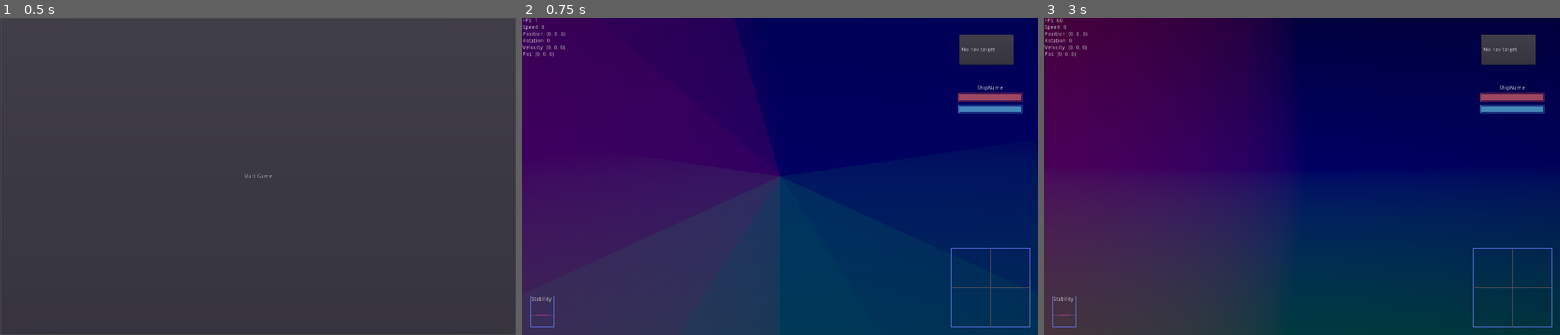
Above: before the commit, frames 1-3 (left to right).
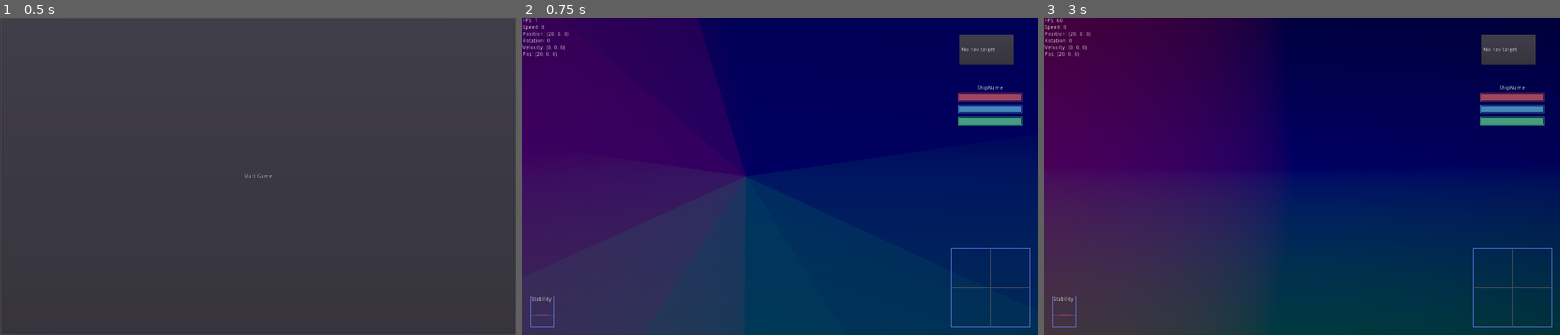
Above: after the commit, the same moments.

Repository: wraitii/WindRider
Game: Godot game, scene res://source/gui/MainMenu.tscn
The game is run twice, just before and just after one commit, with the same random seed, the same clock (stepped at 60 frames per second) and the same inputs.
Inputs:
- Up to frame 1 (0.5 s): no input
- Up to frame 2 (0.75 s): click "Start Game" at 0.5 s
- Up to frame 3 (3 s): tap Enter (ship_dock) at 1.25, 1.35 s; hold Right (ship_rotate_right) 1.28-2.03 s; tap Escape (ship_reset_systems) at 2, 2.75 s; hold Down (ship_reverse) 2.03-2.78 s; tap Space (ship_fire) at 2.1 s; hold Right (ship_rotate_right) from 2.78 s (still down); tap C (switch_camera) at 2.85 s

Frame 1 is identical in both runs. In frame 2, 7.2% of the frame differs, in the area x 2-97%, y 0-100%; in frame 3, 0.4%.
Error in both runs: Unable to iterate on object of type 'Nil'. (res://source/game/Galaxy.gd:10)

Commit message:
Add energy

Diff:
--- a/project.godot
+++ b/project.godot
@@ -86,6 +86,16 @@
 "events": [ Object(InputEventKey,"resource_local_to_scene":false,"resource_name":"","device":0,"alt":false,"shift":false,"control":false,"meta":false,"command":false,"pressed":false,"scancode":32,"unicode":0,"echo":false,"script":null)
  ]
 }
+ship_rotate_left_small={
+"deadzone": 0.5,
+"events": [ Object(InputEventKey,"resource_local_to_scene":false,"resource_name":"","device":0,"alt":false,"shift":true,"control":false,"meta":false,"command":false,"pressed":false,"scancode":16777231,"unicode":0,"echo":false,"script":null)
+ ]
+}
+ship_rotate_right_small={
+"deadzone": 0.5,
+"events": [ Object(InputEventKey,"resource_local_to_scene":false,"resource_name":"","device":0,"alt":false,"shift":true,"control":false,"meta":false,"command":false,"pressed":false,"scancode":16777233,"unicode":0,"echo":false,"script":null)
+ ]
+}
 
 [layer_names]
 
--- a/source/Core.gd
+++ b/source/Core.gd
@@ -37,7 +37,7 @@
 	gameState.player.setCurrentShip(gameState.playerShip)
 	get_node('/root').add_child(gameState.player)
 
-	gameState.playerShip.teleport('Sol', Vector2(0, 0))
+	gameState.playerShip.teleport('Sol', Vector2(20, 0))
 
 	var otherShip = Ship.instance()
 	otherShip.init('Cycles')
--- a/source/game/Player.gd
+++ b/source/game/Player.gd
@@ -24,6 +24,10 @@
 		commands.push_back('thrust')
 	if Input.is_action_pressed('ship_reverse'):
 		commands.push_back('reverse')
+	elif Input.is_action_pressed('ship_rotate_left_small'):
+		commands.push_back('rotate_left_small')
+	elif Input.is_action_pressed('ship_rotate_right_small'):
+		commands.push_back('rotate_right_small')
 	elif Input.is_action_pressed('ship_rotate_left'):
 		commands.push_back('rotate_left')
 	elif Input.is_action_pressed('ship_rotate_right'):
--- a/source/game/Projectile.tscn
+++ b/source/game/Projectile.tscn
@@ -10,6 +10,7 @@
 input_ray_pickable = false
 collision_layer = 0
 collision_mask = 0
+continuous_cd = true
 linear_damp = 0.0
 script = ExtResource( 1 )
 
--- a/source/game/Ship.gd
+++ b/source/game/Ship.gd
@@ -17,6 +17,7 @@
 var shipStats;
 
 ## Ship caracteristics
+var energy = null setget set_energy, get_energy;
 var shields = null setget set_shields, get_shields;
 var armour = null setget set_armour, get_armour;
 
@@ -39,12 +40,18 @@
 
 	shields = stat('max_shields')
 	armour = stat('max_armour')
+	energy = stat('max_energy')
 
 	get_node('ShipGraphics').init(data)
 	pass
 
 func _process(delta):
 	pass
+
+func _physics_process(delta):
+	energy += stat('energy_gen') * delta
+	if energy > stat('max_energy'):
+		energy = stat('max_energy')
 
 ##############################
 ##############################
@@ -91,6 +98,12 @@
 func rotate_right(delta):
 	add_torque(Vector3(0,-shipStats.get('turn_rate')*25,0))
 
+func rotate_left_small(delta):
+	add_torque(Vector3(0,shipStats.get('turn_rate')*5,0))
+
+func rotate_right_small(delta):
+	add_torque(Vector3(0,-shipStats.get('turn_rate')*5,0))
+
 func reverse(delta):
 	var reva = get_transform().basis.xform(Vector3(0,0,-1))
 	var cross = reva.cross(get_linear_velocity().normalized())
@@ -118,6 +131,13 @@
 ##############################
 ##############################
 ## Health
+
+func set_energy(e):
+	energy = e;
+	if energy < 0:
+		energy = 0;
+
+func get_energy(): return energy;
 
 func set_shields(s):
 	shields = s;
--- a/source/game/WeaponSystem.gd
+++ b/source/game/WeaponSystem.gd
@@ -41,12 +41,16 @@
 			_fire_projectile();
 
 func _fire_projectile():
+	if ownerShip.energy < weaponData['firing_energy']:
+		return;
+	ownerShip.energy -= weaponData['firing_energy'];
+
 	var data = Core.projectilesData.get(weaponData.kind)
 
 	var proj = Projectile.instance()
 	proj.init(data)
 
 	var angle = ownerShip.transform.basis.xform(Vector3(0,0,-1))
-	proj.apply_central_impulse(ownerShip.linear_velocity + angle * 100);
-	proj.translation = ownerShip.translation + angle*2
+	proj.apply_central_impulse(ownerShip.linear_velocity + angle * 150);
+	proj.translation = ownerShip.translation + angle*4
 	Core.gameState.currentScene.add_child(proj)
--- a/source/game/gui/ShipStatus.gd
+++ b/source/game/gui/ShipStatus.gd
@@ -9,3 +9,4 @@
 
 	get_node('Shields/ShieldsBar').scale = Vector2(ship.shields / ship.stat('max_shields'),1)
 	get_node('Armour/ArmourBar').scale = Vector2(ship.armour / ship.stat('max_armour'),1)
+	get_node('Energy/EnergyBar').scale = Vector2(ship.energy / ship.stat('max_energy'),1)
--- a/source/game/gui/ShipStatusGUI.tscn
+++ b/source/game/gui/ShipStatusGUI.tscn
@@ -42,3 +42,15 @@
 position = Vector2( -78, 0 )
 polygon = PoolVector2Array( 0, 8, 156, 8, 156, -8, 0, -8 )
 color = Color( 0.407843, 0.784314, 0.917647, 0.67451 )
+
+[node name="Energy" type="Line2D" parent="Container"]
+position = Vector2( 100, 100 )
+points = PoolVector2Array( -80, -10, 80, -10, 80, 10, -80, 10, -80, -10 )
+width = 2.0
+default_color = Color( 0.286275, 0.917647, 0.47451, 0.576471 )
+texture_mode = 0
+
+[node name="EnergyBar" type="Polygon2D" parent="Container/Energy"]
+position = Vector2( -78, 0 )
+polygon = PoolVector2Array( 0, 8, 156, 8, 156, -8, 0, -8 )
+color = Color( 0.407843, 0.917647, 0.572549, 0.67451 )
